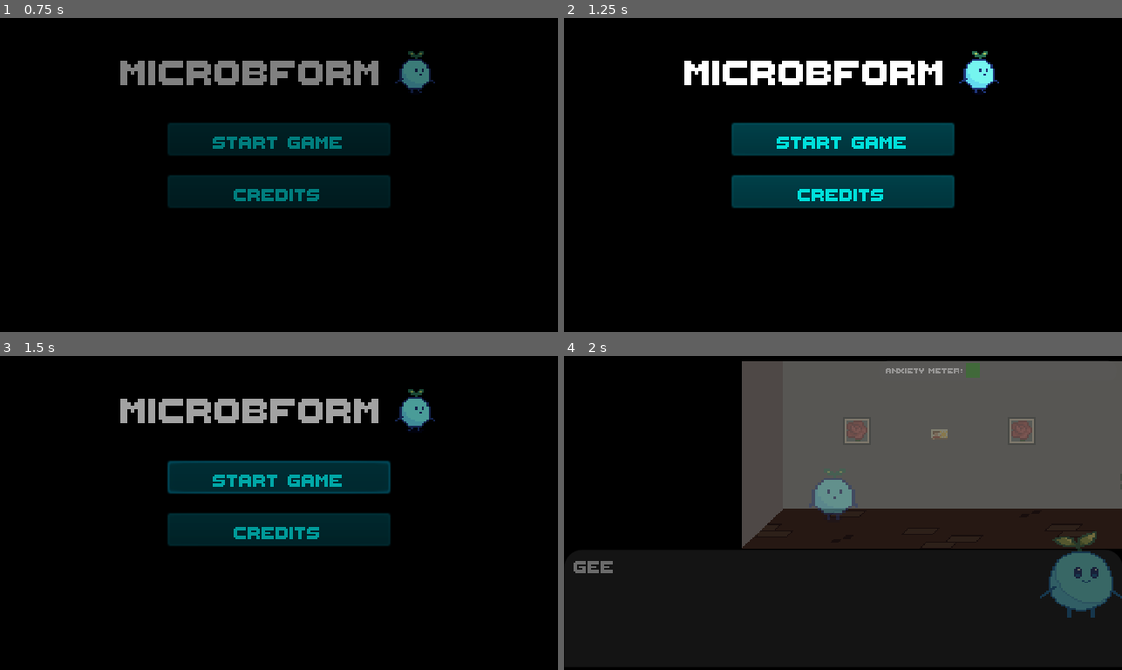
Above: before the commit, frames 1-4 (two rows, left to right).
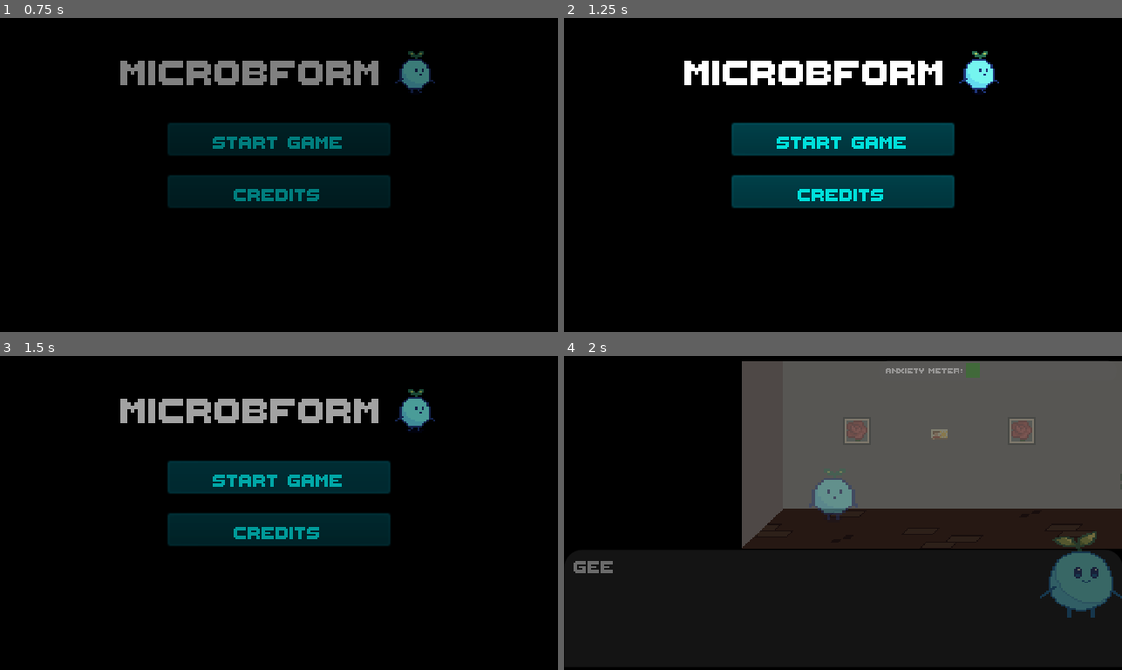
Above: after the commit, the same moments.

Repository: Tkaixiang/Microbform
Game: Godot game, scene res://Rooms/World.tscn
Same seed, same stepped clock (60 frames per second), same inputs: the game is played once before the commit and once after it.
Inputs:
- Up to frame 1 (0.75 s): tap Enter (enter) at 0.5, 0.6 s; hold Right (ui_right) from 0.53 s (still down)
- Up to frame 2 (1.25 s): keep holding Right (ui_right)
- Up to frame 3 (1.5 s): release Right (ui_right) at 1.25 s; click "Start Game" at 1.25 s
- Up to frame 4 (2 s): no input

Frames 1-2 are identical in both runs. In frame 3, 0.2% of the frame differs, in the area x 30-70%, y 33-44%; in frame 4, nothing differs.

Commit message:
streets updates + fixes

Diff:
--- a/Mindfulhacks/Rooms/MainMenu.tscn
+++ b/Mindfulhacks/Rooms/MainMenu.tscn
@@ -56,7 +56,9 @@
 margin_top = 59.9932
 margin_right = 224.237
 margin_bottom = 78.9932
+focus_mode = 0
 custom_fonts/font = ExtResource( 1 )
+enabled_focus_mode = 0
 text = "Start Game"
 __meta__ = {
 "_edit_use_anchors_": false
@@ -68,7 +70,9 @@
 margin_top = 90.334
 margin_right = 224.237
 margin_bottom = 109.334
+focus_mode = 0
 custom_fonts/font = ExtResource( 1 )
+enabled_focus_mode = 0
 text = "Credits"
 __meta__ = {
 "_edit_use_anchors_": false
@@ -107,7 +111,9 @@
 margin_top = 146.0
 margin_right = 229.237
 margin_bottom = 170.0
+focus_mode = 0
 custom_fonts/font = ExtResource( 1 )
+enabled_focus_mode = 0
 text = "back to main menu"
 __meta__ = {
 "_edit_use_anchors_": false
--- a/Mindfulhacks/Rooms/Streets.tscn
+++ b/Mindfulhacks/Rooms/Streets.tscn
@@ -881,6 +881,61 @@
 } ]
 5/z_index = 0
 
+[sub_resource type="Animation" id=26]
+resource_name = "walkAway"
+length = 1.5
+tracks/0/type = "value"
+tracks/0/path = NodePath(".:position")
+tracks/0/interp = 1
+tracks/0/loop_wrap = true
+tracks/0/imported = false
+tracks/0/enabled = true
+tracks/0/keys = {
+"times": PoolRealArray( 0, 1.5 ),
+"transitions": PoolRealArray( 1, 1 ),
+"update": 0,
+"values": [ Vector2( 33.339, 80.8626 ), Vector2( 33.339, -52.317 ) ]
+}
+tracks/1/type = "value"
+tracks/1/path = NodePath(".:frame")
+tracks/1/interp = 1
+tracks/1/loop_wrap = true
+tracks/1/imported = false
+tracks/1/enabled = true
+tracks/1/keys = {
+"times": PoolRealArray( 0, 0.1, 0.2, 0.3, 0.4, 0.5, 0.6, 0.7, 0.8, 0.9, 1, 1.1, 1.2, 1.3, 1.4, 1.5 ),
+"transitions": PoolRealArray( 1, 1, 1, 1, 1, 1, 1, 1, 1, 1, 1, 1, 1, 1, 1, 1 ),
+"update": 1,
+"values": [ 4, 5, 6, 7, 4, 5, 6, 7, 4, 5, 6, 7, 4, 5, 6, 7 ]
+}
+
+[sub_resource type="Animation" id=25]
+resource_name = "walkRight"
+tracks/0/type = "value"
+tracks/0/path = NodePath(".:position")
+tracks/0/interp = 1
+tracks/0/loop_wrap = true
+tracks/0/imported = false
+tracks/0/enabled = true
+tracks/0/keys = {
+"times": PoolRealArray( 0, 0.7, 1 ),
+"transitions": PoolRealArray( 1, 1, 1 ),
+"update": 0,
+"values": [ Vector2( 94.5174, 91.4908 ), Vector2( 45.5624, 91.4908 ), Vector2( 33.339, 80.8626 ) ]
+}
+tracks/1/type = "value"
+tracks/1/path = NodePath(".:frame")
+tracks/1/interp = 1
+tracks/1/loop_wrap = true
+tracks/1/imported = false
+tracks/1/enabled = true
+tracks/1/keys = {
+"times": PoolRealArray( 0, 0.1, 0.2, 0.3, 0.4, 0.5, 0.6, 0.7, 0.8, 0.9, 1 ),
+"transitions": PoolRealArray( 1, 1, 1, 1, 1, 1, 1, 1, 1, 1, 1 ),
+"update": 1,
+"values": [ 12, 13, 14, 15, 12, 13, 12, 13, 14, 15, 11 ]
+}
+
 [sub_resource type="RectangleShape2D" id=19]
 extents = Vector2( 15.0335, 13.3109 )
 
@@ -951,21 +1006,6 @@
 "values": [ Vector2( 183.814, 68.825 ), Vector2( 183.814, 75.9522 ) ]
 }
 
-[sub_resource type="Animation" id=25]
-resource_name = "walkRight"
-tracks/0/type = "value"
-tracks/0/path = NodePath(".:position")
-tracks/0/interp = 1
-tracks/0/loop_wrap = true
-tracks/0/imported = false
-tracks/0/enabled = true
-tracks/0/keys = {
-"times": PoolRealArray( 0 ),
-"transitions": PoolRealArray( 1 ),
-"update": 0,
-"values": [ Vector2( 10.0174, 69.6221 ) ]
-}
-
 [node name="Streets" type="Node2D"]
 script = ExtResource( 9 )
 
@@ -1039,6 +1079,17 @@
 hframes = 5
 vframes = 2
 
+[node name="StrangerHarrassingYou" type="Sprite" parent="."]
+position = Vector2( 94.5174, 91.4908 )
+scale = Vector2( 0.954108, 0.888386 )
+texture = ExtResource( 6 )
+hframes = 16
+frame = 12
+
+[node name="StrangerPlayer" type="AnimationPlayer" parent="StrangerHarrassingYou"]
+anims/walkAway = SubResource( 26 )
+anims/walkRight = SubResource( 25 )
+
 [node name="Waypoint1" type="Area2D" parent="."]
 __meta__ = {
 "_edit_group_": true
@@ -1070,7 +1121,7 @@
 shape = SubResource( 20 )
 
 [node name="arrow2" type="Sprite" parent="Waypoint4"]
-position = Vector2( 118.779, 71.8427 )
+position = Vector2( 118.779, 65.5294 )
 scale = Vector2( 0.611168, 0.521142 )
 texture = ExtResource( 5 )
 hframes = 4
@@ -1121,17 +1172,8 @@
 autoplay = "float"
 anims/float = SubResource( 22 )
 
-[node name="character2" type="Sprite" parent="."]
-position = Vector2( 110.354, 91.4908 )
-scale = Vector2( 0.954108, 0.888386 )
-texture = ExtResource( 6 )
-hframes = 16
-frame = 12
-
-[node name="AnimationPlayer" type="AnimationPlayer" parent="character2"]
-anims/walkRight = SubResource( 25 )
-
+[connection signal="animation_finished" from="StrangerHarrassingYou/StrangerPlayer" to="." method="_on_StrangerPlayer_animation_finished"]
 [connection signal="area_entered" from="Waypoint1" to="." method="_on_Waypoint1_area_entered"]
-[connection signal="area_entered" from="Waypoint4" to="." method="_on_Waypoint3_area_entered"]
+[connection signal="area_entered" from="Waypoint4" to="." method="_on_Waypoint4_area_entered"]
 [connection signal="area_entered" from="Waypoint3" to="." method="_on_Waypoint3_area_entered"]
 [connection signal="area_entered" from="Waypoint2" to="." method="_on_Waypoint2_area_entered"]
--- a/Mindfulhacks/assets/Player/Player.gd
+++ b/Mindfulhacks/assets/Player/Player.gd
@@ -28,7 +28,7 @@
 
 # Runs every single "physics frame"
 func _physics_process(delta): # Delta is how long the last frame took to process
-	if (movement):
+
 		var input_vector = Vector2.ZERO
 		input_vector.x = Input.get_action_strength("ui_right") - Input.get_action_strength("ui_left")
 		# If pressing right key: input_vector.x = 1 - 0 = 1 (0-1)
@@ -37,8 +37,8 @@
 		# Normalise the vector to become a unit vector
 		# To prevent diagonal vectors from being faster
 
-		# If key is pressed, add to velocity (acceleration)
-		if (input_vector != Vector2.ZERO):
+			# If key is pressed, add to velocity (acceleration)
+		if (input_vector != Vector2.ZERO and movement):
 			velocity = velocity.move_toward(input_vector * MAX_SPEED, ACCELERATION * delta)
 
 			# Set blend position so that the animation for a certain direction is triggered (for both Idle+Run)
--- a/Mindfulhacks/assets/Speech Text/SpeechText.gd
+++ b/Mindfulhacks/assets/Speech Text/SpeechText.gd
@@ -63,7 +63,7 @@
 	self.visible = false
 
 func _input(event):
-	if (Input.is_action_just_pressed("enter")):
+	if (Input.is_action_just_pressed("enter") and self.visible):
 		if (not finishedTextPressNext and SelectOption.visible == false):
 			AnimePlayerRevealText.seek(1.48)
 		if (finishedTextPressNext and SelectOption.visible == false):
--- a/Mindfulhacks/assets/Streets/Streets.gd
+++ b/Mindfulhacks/assets/Streets/Streets.gd
@@ -8,11 +8,16 @@
 onready var WP1 = $Waypoint1
 onready var WP2 = $Waypoint2
 onready var WP3 = $Waypoint3
+onready var WP4 = $Waypoint4
+onready var StrangerHarass = $StrangerHarrassingYou
+onready var StrangerHarassAnime = $StrangerHarrassingYou/StrangerPlayer
 onready var root = get_tree().current_scene
 
 func _ready():
 	WP2.visible = false
 	WP3.visible = false
+	WP4.visible = false
+	StrangerHarass.visible = false
 	SpeechText.connect("allDone", self, "_all_Done")
 	SpeechText.connect("selectedOption", self, "selectedOption")
 	Player.movement = false
@@ -37,6 +42,34 @@
 		WP3.visible = true
 	elif progress == 8:
 		Player.movement = true
+		WP4.visible = true
+	elif progress == 10:
+		SpeechText.setPic("res://Rooms/mcb_panic.png")
+		SpeechText.addMsg(root.playerName + ": H-help?")
+		SpeechText.playNext()
+		progress = 11
+	elif progress == 11:
+		SpeechText.setPic("res://assets/Streets/character2.png")
+		SpeechText.addMsg("Stranger: Yes please! May I ask if you know where is Gedong View Plaza?")
+		SpeechText.addQuestion("How do you respond?", ["Sorry I am in a rush!", "Sure, let me check my phone's Google Maps!", "Let me check this foldable map I have in my bag!"])
+		progress = 12
+		SpeechText.playNext()
+	elif progress == 13:
+		SpeechText.setPic("res://assets/Streets/phone.png", Vector2(0.085, 0.067))
+		SpeechText.addMsg("*You take out your phone to search*")
+		SpeechText.addQuestion("What do you search?", ["Gedong View Plaza", "Gedong Sungei Plaza", "Gedong Gedong Plaza"])
+		SpeechText.playNext()
+		progress = 14
+	elif progress == 15:
+		StrangerHarassAnime.play("walkAway")
+		SpeechText.setPic("res://Rooms/mcb_panic.png")
+		SpeechText.addMsg("Wait... did I give the stranger the correct address...?")
+		SpeechText.addQuestion("Did you give the correct address?", ["M-maybe", "I think so??", "OH SHIT I DIDN'T PANIC MODE"])
+		SpeechText.playNext()
+		progress = 16
+	elif progress == 17:
+		root.gotoScene("res://Rooms/StartingRoom.tscn")
+		root.setDoorDone(1)
 
 func _on_Waypoint1_area_entered(area):
 	if (progress == 2):
@@ -63,21 +96,43 @@
 			SpeechText.addMsg("You decide to try and find your way around")
 			SpeechText.addMsg("(*Head to the yellow waypoint to the left*)")
 			tryByYourself = true
+			progress = 6
 		elif (option == 3):
 			SpeechText.addMsg("You decide to try and ask a stranger")
 			SpeechText.addMsg("(*Head to the yellow waypoint to the left*)")
 			tryByYourself = true
 			askStranger = true
+			progress = 6
 		SpeechText.playNext()
-		progress = 6
-
-	if (progress == 7):
+	elif (progress == 7):
 		SpeechText.addMsg("MCB Over the Phone: Oh coming up with one of your lame excuses again? Seriously?")
 		SpeechText.addMsg(root.playerName + ": I-I am lost")
 		SpeechText.addMsg("MCB Over the Phone: Oh again? Why didn't you call sooner? Here's the directions")
-		SpeechText.addMsg("*MCB repeats the directions and you thank MCB for helping you")
+		SpeechText.addMsg("*MCB repeats the directions and you thank MCB for helping you*")
+		SpeechText.addMsg("(*Head to the yellow arrow point on the left*)")
 		SpeechText.playNext()
 		progress = 8
+	elif (progress == 12):
+		if (option == 1):
+			SpeechText.setPic("res://assets/Streets/character2.png")
+			SpeechText.addMsg("Stranger: Please! There isn't really anyone else around here.")
+			SpeechText.addMsg("*You feel embarrassed and agree to help her")
+		elif (option == 3):
+			SpeechText.setPic("res://Rooms/mcb_panic.png")
+			SpeechText.addMsg("You realise no one uses foldable maps anymore and apologise before taking out your phone instead")
+		SpeechText.playNext()
+		progress = 13
+	elif progress == 14:
+		SpeechText.setPic("res://assets/Streets/character2.png")
+		SpeechText.addMsg("*After an awkardly long amount of time, you give the directions to the stranger*")
+		SpeechText.addMsg("Stranger: thank you so much!")
+		SpeechText.playNext()
+		progress = 15
+	elif progress == 16:
+		SpeechText.addMsg("You decide to hurry off to the party anyways as you are really running out of time")
+		SpeechText.addMsg("the thought that you might have given the stranger the wrong directions lingers ominously over your head...")
+		SpeechText.playNext()
+		progress = 17
 
 func _on_Waypoint2_area_entered(area):
 	if (progress == 4):
@@ -106,3 +161,22 @@
 		SpeechText.addQuestion("Choose an excuse:", ["I had a stomache", "My bus broke down", "I ran into sentient AIs created by Elon Musk"])
 		SpeechText.playNext()
 		progress = 7
+
+func _on_Waypoint4_area_entered(area):
+	if (progress == 8):
+		WP4.visible = false
+		Player.movement = false
+		progress = 9
+		StrangerHarass.visible = true
+		StrangerHarassAnime.play("walkRight")
+
+func _on_StrangerPlayer_animation_finished(anim_name):
+
+	if (anim_name == "walkRight"):
+		SpeechText.setPic("res://assets/Streets/character2.png")
+		SpeechText.addMsg("Stranger: Hold up please! I need help!")
+		SpeechText.addMsg("*You freeze in terror as someone calls out to you*")
+		progress = 10
+		SpeechText.playNext()
+	elif (anim_name == "walkAway"):
+		StrangerHarass.visible = false
Not shown: 1 places in Mindfulhacks/Rooms/Streets.tscn that only renumber resources
Binary file added: Mindfulhacks/assets/Streets/character2.png
Not shown, added: Mindfulhacks/assets/Streets/character2.png.import
